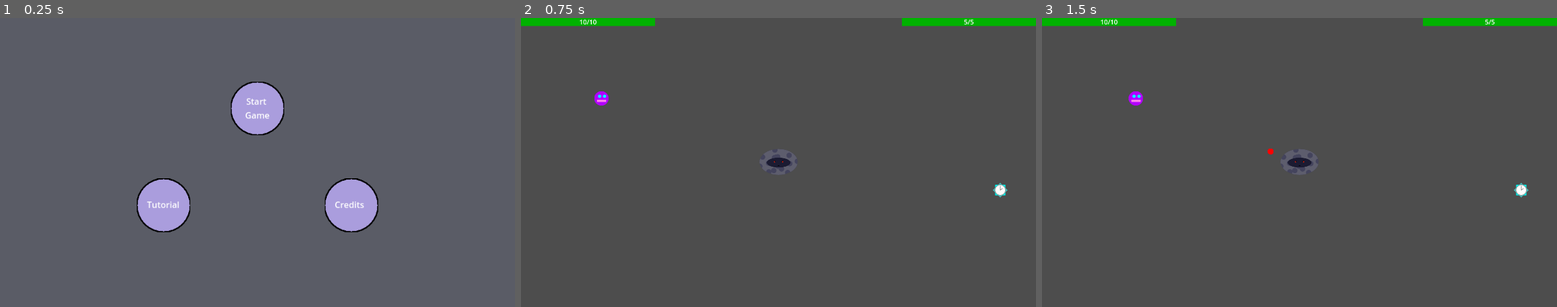
Above: before the commit, frames 1-3 (left to right).
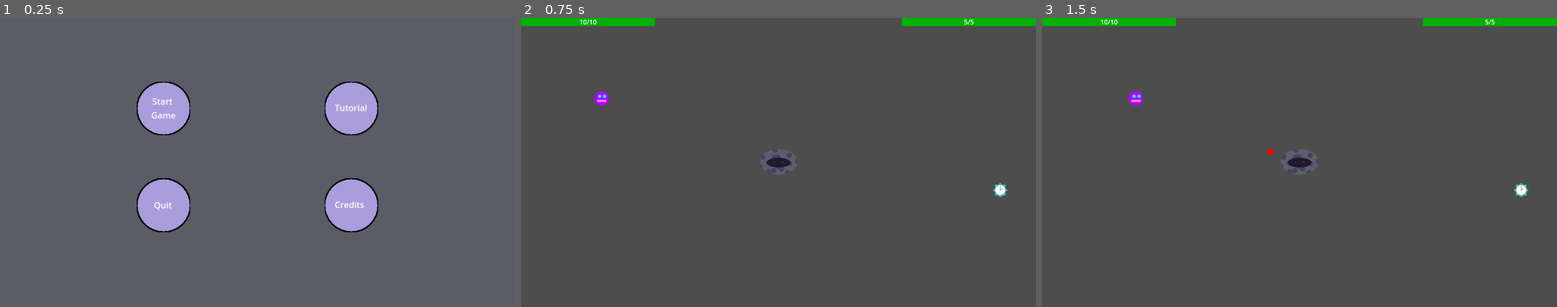
Above: after the commit, the same moments.

Repository: Antoine-Lagache/GameJam_2025
Game: Godot game, scene res://scene/start_menu.tscn
The game is run twice, just before and just after one commit, with the same random seed, the same clock (stepped at 60 frames per second) and the same inputs.
Inputs (mouse positions are in pixels of both pictures, inside the frame that each line leads up to):
- Up to frame 1 (0.25 s): no input
- Up to frame 2 (0.75 s): click "Start Game" at 0.5 s
- Up to frame 3 (1.5 s): tap Enter at 1.25 s; move the mouse to (1412, 148) at 1.27 s; hold Right (right) from 1.28 s (still down); hold Shift from 1.28 s (still down)

The runs differ from the first frame. In frame 1, 4.8% of the frame differs, in the area x 26-74%, y 22-67%; in frame 2, nothing differs; in frame 3, nothing differs.

Commit message:
Added quit button to start_menu

Diff:
--- a/gamejame/scene/start_menu.tscn
+++ b/gamejame/scene/start_menu.tscn
@@ -23,9 +23,9 @@
 
 [node name="GameButton" parent="Panel" instance=ExtResource("1_x6qk2")]
 layout_mode = 0
-offset_left = 860.0
+offset_left = 510.0
 offset_top = 238.0
-offset_right = 960.0
+offset_right = 610.0
 offset_bottom = 338.0
 scale = Vector2(2, 2)
 
@@ -41,10 +41,10 @@
 
 [node name="TutorialButton" parent="Panel" instance=ExtResource("1_x6qk2")]
 layout_mode = 0
-offset_left = 510.0
-offset_top = 600.0
-offset_right = 610.0
-offset_bottom = 700.0
+offset_left = 1210.0
+offset_top = 238.0
+offset_right = 1310.0
+offset_bottom = 338.0
 scale = Vector2(2, 2)
 
 [node name="Label" type="Label" parent="Panel/TutorialButton"]
@@ -71,4 +71,20 @@
 offset_bottom = 60.0
 text = "Credits"
 
+[node name="QuitButton" parent="Panel" instance=ExtResource("1_x6qk2")]
+layout_mode = 0
+offset_left = 510.0
+offset_top = 600.0
+offset_right = 610.0
+offset_bottom = 700.0
+scale = Vector2(2, 2)
+
+[node name="Label" type="Label" parent="Panel/QuitButton"]
+offset_left = 32.0
+offset_top = 38.0
+offset_right = 69.0
+offset_bottom = 61.0
+text = "Quit"
+
 [connection signal="pressed" from="Panel/GameButton" to="." method="_on_game_button_pressed"]
+[connection signal="pressed" from="Panel/QuitButton" to="." method="_on_quit_button_pressed"]
--- a/gamejame/script/start_menu.gd
+++ b/gamejame/script/start_menu.gd
@@ -4,3 +4,7 @@
 
 func _on_game_button_pressed() -> void:
 	get_tree().change_scene_to_file("res://scene/main.tscn")  # Replace with function body.
+
+
+func _on_quit_button_pressed() -> void:
+	get_tree().quit() # Replace with function body.
